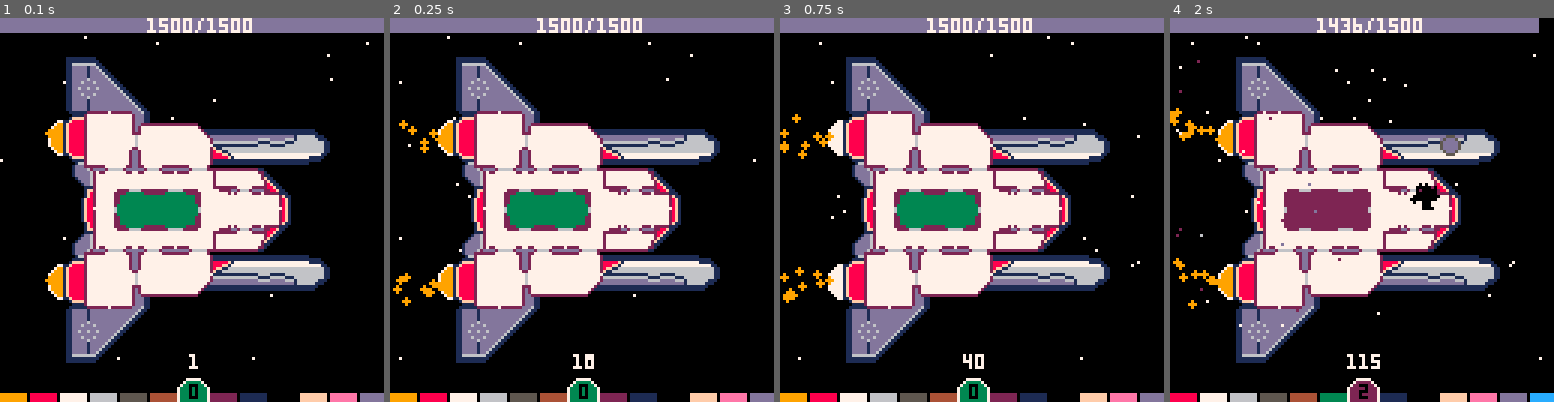
Above: before the commit, frames 1-4 (left to right).
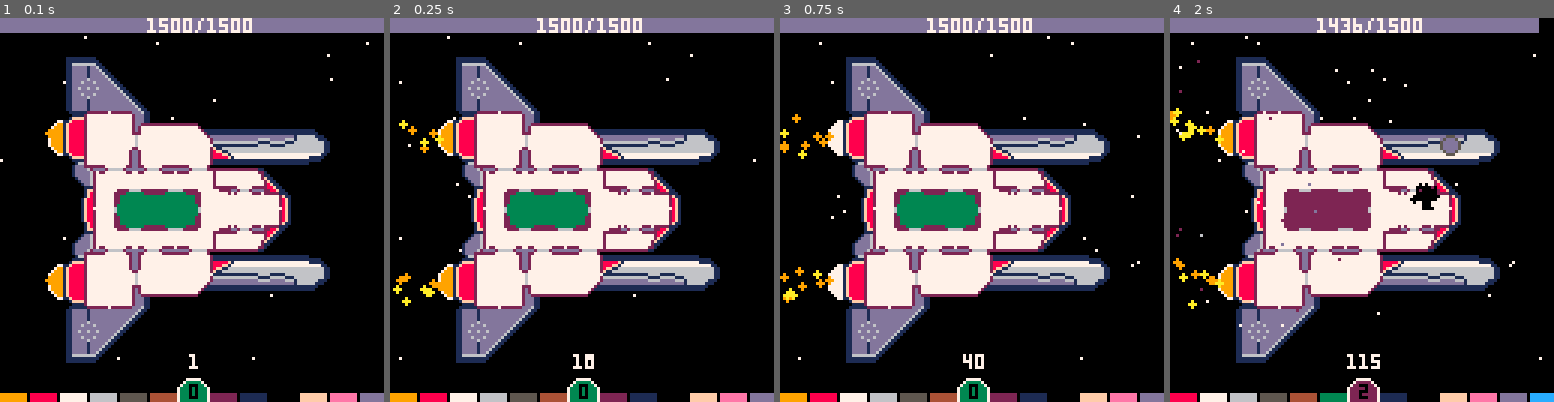
Above: after the commit, the same moments.

Repository: kiiro94/GGJ2020
Game: PICO-8 cartridge ggj2020.p8
The game is run twice, just before and just after one commit, with the same random seed, the same clock (stepped at 60 frames per second) and the same inputs.
Inputs (mouse positions are in pixels of both pictures, inside the frame that each line leads up to):
- Up to frame 1 (0.1 s): no input
- Up to frame 2 (0.25 s): no input
- Up to frame 3 (0.75 s): click (1060, 121) at 0.67 s; tap O (Z key) at 0.7 s
- Up to frame 4 (2 s): click (1216, 267) at 1.22 s; hold Right from 1.6 s (still down); tap O (Z key) at 1.7 s; click (1277, 114) at 1.77 s

Frame 1 is identical in both runs. In frame 2, 0.2% of the frame differs, in the area x 0-15%, y 26-75%; in frame 3, 0.2%; in frame 4, 0.4%, in the area x 0-15%, y 23-76%.

Commit message:
Added sfx and minor tweaks

Diff:
--- a/ggj2020.p8
+++ b/ggj2020.p8
@@ -306,8 +306,8 @@
 end
 
 function createBoosterParticles()
-   createBoosterParticle(16, 40, 9)
-   createBoosterParticle(16, 88, 9)
+   createBoosterParticle(16, 40, flr(rnd(2))+9)
+   createBoosterParticle(16, 88, flr(rnd(2))+9)
 end
 
 function createBot()
@@ -360,6 +360,7 @@
    laserone.angle = atan2(128 - 0, laserone.ty  - laserone.sy)
    laserone.ex = laserone.sx
    laserone.ey = laserone.sy
+   sfx(2,2)
 end
 
 function createAsteroid()
@@ -455,11 +456,19 @@
 --====================================
 
 function updateHp()
+
    sum = 0
    for bP in all(destroyedPoints) do
       --decrease hp bar relative to color destroyed
 	  sum += colValue[bP[4]]
    end
+
+   if hp>maxhp*0.3 and (maxhp-sum) <= maxhp*0.3 then
+	  sfx(0, 1)
+   elseif hp<maxhp*0.3 and (maxhp-sum) >= maxhp*0.3 then
+	  sfx(-2, 1)
+   end
+
    hp = maxhp - sum
 end
 
@@ -494,6 +503,7 @@
 			   if p[3]==0  and (botCol==p[4] or p[5]==1) then
 				  pointRef = p --take the ref to mark it later
 				  b.t = { x = p[1], y = p[2] }
+				  break
 			   end
 			end
 		 end
@@ -522,7 +532,7 @@
 
 			--Extinguish fire
 			for f in all(fires) do
-			   if f.x == b.x and f.y == b.y then
+			   if flr(f.x) == flr(b.t.x) and flr(f.y) == flr(b.t.y) then
 				  del(fires, f)
 			   end
 			end
@@ -540,6 +550,7 @@
 
 			--increase hp bar relative to color repaired
 			hp += colValue[pointC]
+			sfx(3,3)
 			updateHp()
 		 end
 	  end
@@ -616,6 +627,7 @@
 			pretty_rect.size = 2
 			pretty_rect.ang_delta = (rnd(100)-50)/1000
             del(asteroids, a)
+			sfx(1,2)
 
             break
          end
